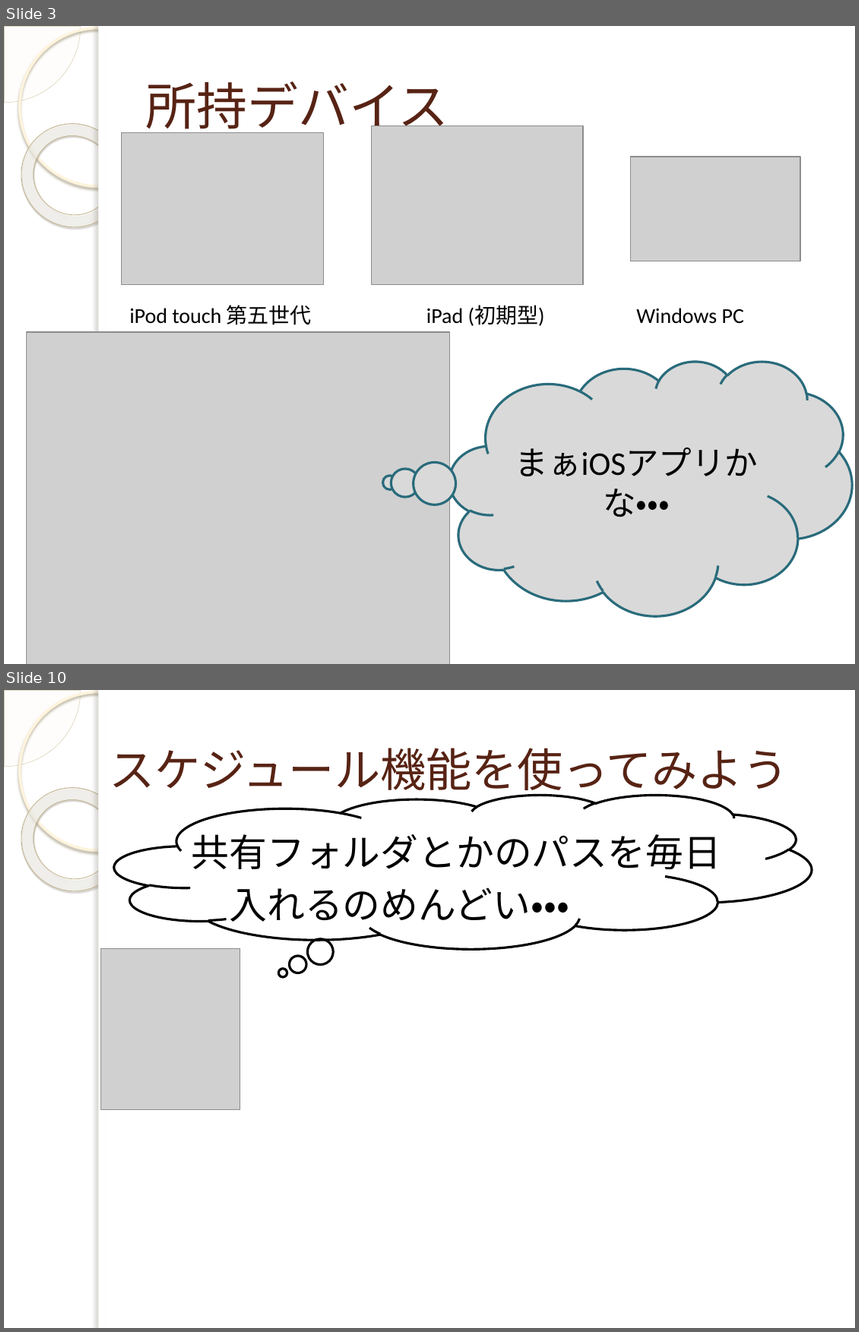
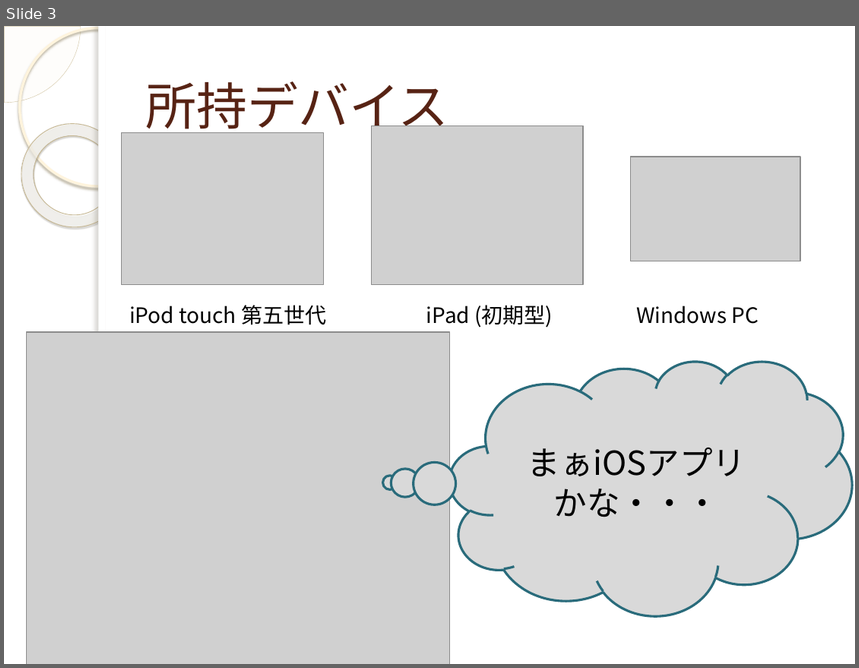
Before and after one commit to yuridonus/FEstudy, a slide deck: monaca.pptx. Shown one above the other, each under a label of ours: slides 3 and 10 before the commit, slide 3 after it; the slides between them are not shown. The pictures are 859x1332 and 859x668 pixels, drawn with LibreOffice and Linux fonts; fonts in the diff are those of the drawing; grey boxes stand for pictures; background and template pictures are left out. Boxes give left, top, right and bottom in pixels: in the first picture for what was removed or moved away, otherwise in the second. Text is boxed around its words. In the diff, an @@ line names an element or a change of style, - is before the commit and + after.

```diff
--- a/monaca.pptx
+++ b/monaca.pptx
@@ slide 10 removed at (4, 690, 855, 1328), background picture (left out); not listed: 5 template elements that a slide beside it also shows @@
@@ title removed at (110, 748, 789, 799) @@
-スケジュール機能を使ってみよう
@@ thought cloud removed at (115, 795, 812, 948) @@
@@ text removed at (192, 834, 721, 929) @@
-共有フォルダとかのパスを毎日
-入れるのめんどい・・・
@@ picture removed at (101, 948, 240, 1110) @@
@@ slide 3 changed as well @@
@@ font Calibri to Noto Sans CJK JP in 4 elements at (450, 361, 853, 616), (129, 305, 326, 325), (427, 305, 553, 328), (636, 306, 759, 324) @@
```
Also in this commit, not shown: 4 other slides changed, 8 slides added, 9 other slides removed.
